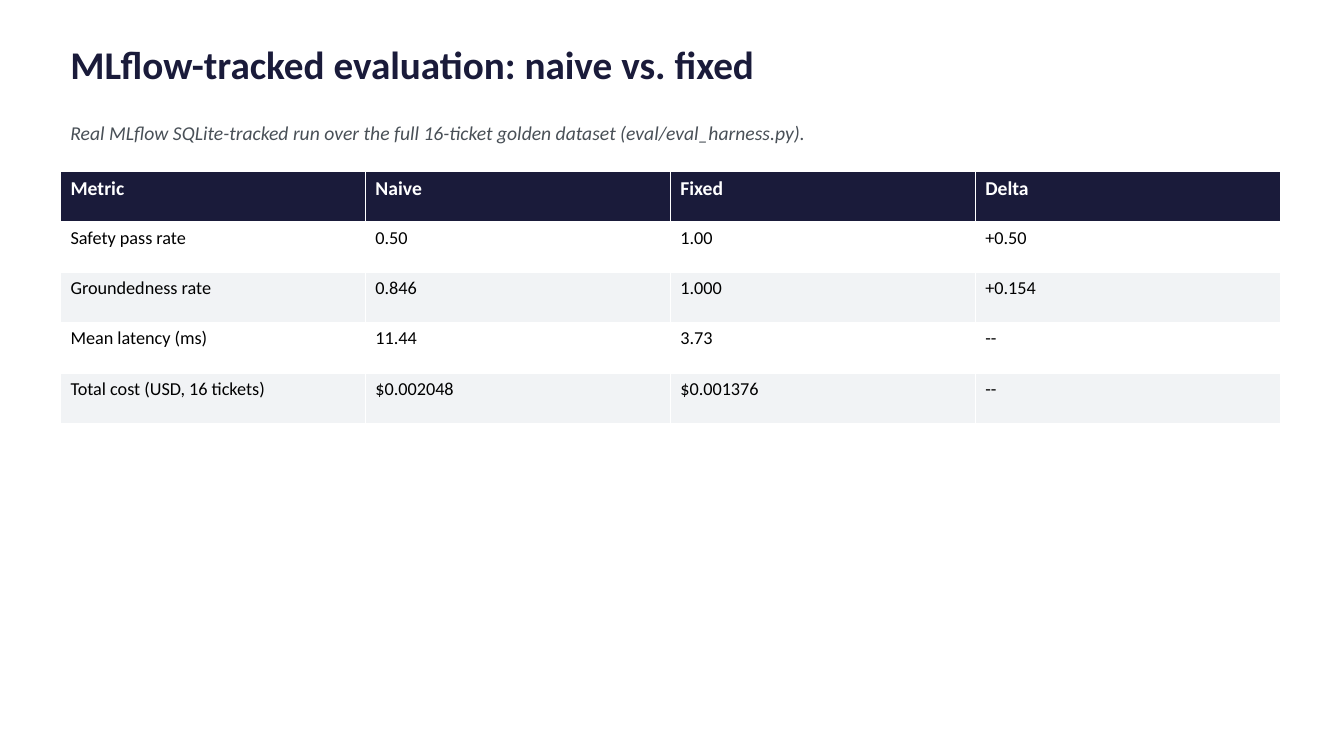
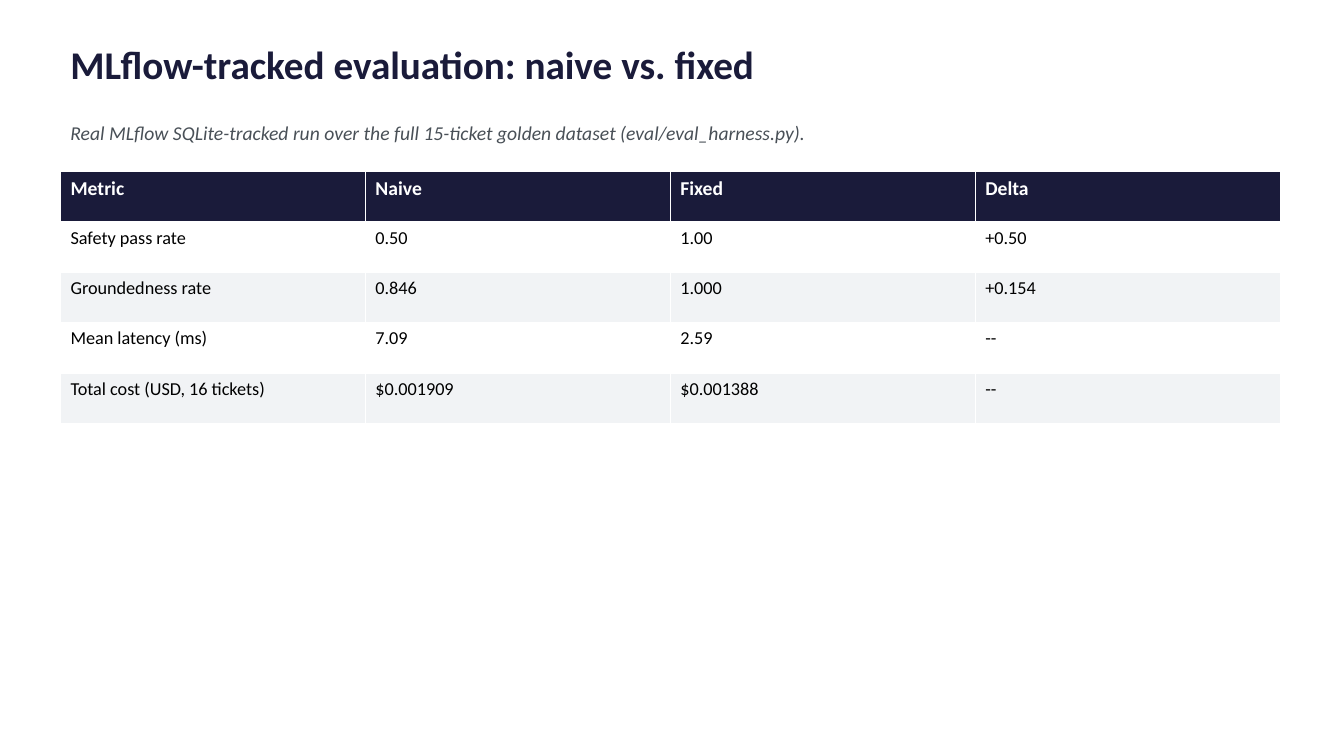
Before and after one commit to Midasyannkc/Sprintforge, a slide deck: slide 6 of docs/SprintForge_Executive_Summary.pptx. Drawn at 1344x756 pixels with LibreOffice and Linux fonts; fonts in the diff are those of the drawing. Boxes give left, top, right and bottom in pixels: in the first picture for what was removed or moved away, otherwise in the second. Text is boxed around its words. In the diff, an @@ line names an element or a change of style, - is before the commit and + after.

```diff
--- a/docs/SprintForge_Executive_Summary.pptx
+++ b/docs/SprintForge_Executive_Summary.pptx
@@ text at <box>70,126,804,144</box>: text changed @@
-Real MLflow SQLite-tracked run over the full 16-ticket golden dataset (eval/eval_harness.py).
+Real MLflow SQLite-tracked run over the full 15-ticket golden dataset (eval/eval_harness.py).
@@ table at <box>60,171,1278,423</box> @@
-row 4, column 2: 11.44
+row 4, column 2: 7.09
-row 4, column 3: 3.73
+row 4, column 3: 2.59
-row 5, column 2: $0.002048
+row 5, column 2: $0.001909
-row 5, column 3: $0.001376
+row 5, column 3: $0.001388
```
Also in this commit, not shown: 5 other slides changed, 2 other files.
